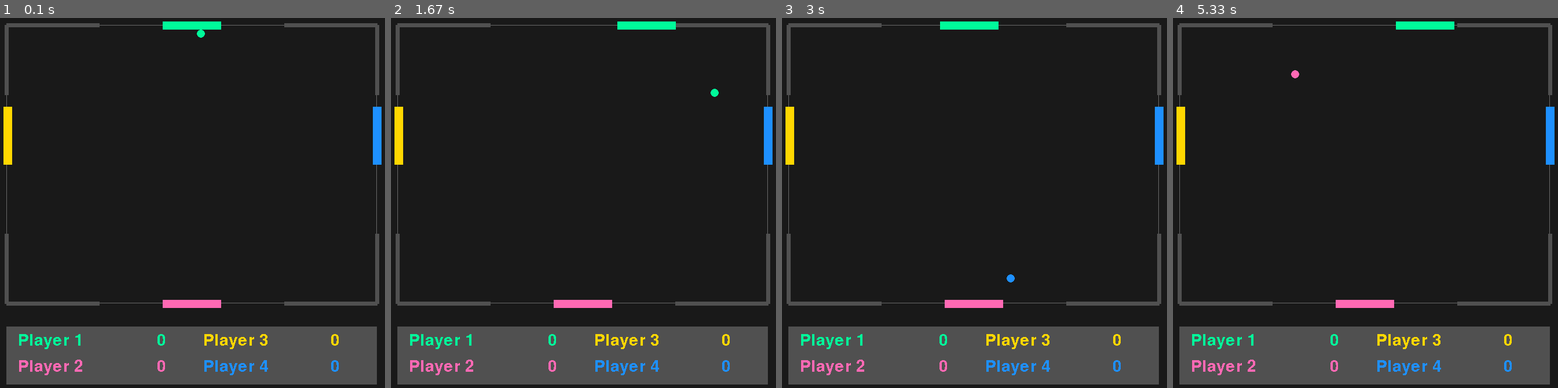
Above: before the commit, frames 1-4 (left to right).
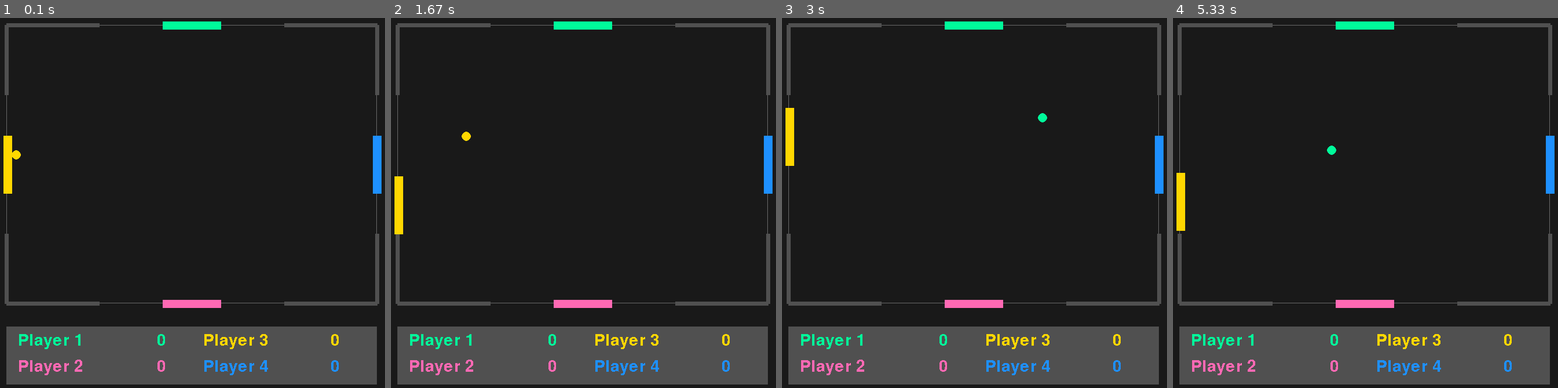
Above: after the commit, the same moments.

Repository: ranimonium/quadpong
Game: pygame game, started from patch.py
Two runs of this game, one before a commit and one after it. Both use one fixed random seed, a clock stepped at 60 frames per second and the inputs below. The source is Python 2; it was converted automatically to run under Python 3.
Inputs:
- Up to frame 1 (0.1 s): no input
- Up to frame 2 (1.67 s): hold S 0.33-0.8 s; hold Right 0.33-0.8 s; tap A at 0.83 s; hold Right 1.17-1.63 s; tap Space at 1.23, 1.53 s
- Up to frame 3 (3 s): hold Up 1.67-1.97 s; tap Space at 1.73, 2.07, 2.37, 2.57, 2.87 s; hold Right 2-2.47 s; hold Left from 2.5 s (still down)
- Up to frame 4 (5.33 s): release Left at 3.03 s; hold Down 3.07-3.37 s; tap Space at 3.13, 3.47, 3.77, 3.9, 4.3, 4.6, 4.97 s; hold Left 3.4-3.8 s; hold Up 3.83-4.2 s; hold Right 4.23-4.87 s; hold Down 4.9-5.27 s; hold Left from 5.3 s (still down)

The runs differ from the first frame. In frame 1, 0.8% of the frame differs, in the area x 0-100%, y 3-48%; in frame 2, 1.8%, in the area x 0-100%, y 0-59%; in frame 3, 0.5%; in frame 4, 1.8%.

Commit message:
UPDATE: Prepared send_shiz()

Diff:
--- a/elements.py
+++ b/elements.py
@@ -4,22 +4,24 @@
 # 	game Multiplayer Pong.
 
 #set up colors
-GOLD = (255, 215, 0)
-RED = (255, 0, 0)
-LIGHTCORAL = (240, 128, 128)
-HOTPINK = (255, 105, 180)
-GREEN = (0, 255, 0)
-SEAGREEN = (46, 139, 87)
-MEDIUMSPRINGGREEN = (0, 250, 154)
-AQUA = (0, 255, 255)
-MEDIUMBLUE = (0, 0, 205)
-CORNFLOWERBLUE = (100, 149, 237)
-DODGERBLUE = (30, 144, 255)
-DIMGRAY = (105, 105, 105)
-DIMMERGRAY = (80, 80, 80)
-DIMMESTGRAY = (25, 25, 25)
-BLACK = (0, 0, 0)
-WHITE = (255, 255, 255)
+COLOR = {
+	'GOLD': (255, 215, 0),
+	'RED': (255, 0, 0),
+	'LIGHTCORAL': (240, 128, 128),
+	'HOTPINK': (255, 105, 180),
+	'GREEN': (0, 255, 0),
+	'SEAGREEN': (46, 139, 87),
+	'MEDIUMSPRINGGREEN':  (0, 250, 154),
+	'AQUA': (0, 255, 255),
+	'MEDIUMBLUE': (0, 0, 205),
+	'CORNFLOWERBLUE': (100, 149, 237),
+	'DODGERBLUE': (30, 144, 255),
+	'DIMGRAY': (105, 105, 105),
+	'DIMMERGRAY': (80, 80, 80),
+	'DIMMESTGRAY': (25, 25, 25),
+	'BLACK': (0, 0, 0),
+	'WHITE': (255, 255, 255),
+}
 
 #set up directions = (dx, dy)
 DIR = {
@@ -39,23 +41,23 @@
 def get_bounceDirection(direction, to):
 	new_dir = []
 	if to == 'vertical':
-		if direction == DIR['NE']:
-			new_dir = DIR['NW']
-		elif direction == DIR['NW']:
-			new_dir = DIR['NE']
-		elif direction == DIR['SE']:
-			new_dir = DIR['SW']
-		elif direction == DIR['SW']:
-			new_dir = DIR['SE']
+		if direction == 'NE':
+			new_dir = 'NW'
+		elif direction == 'NW':
+			new_dir = 'NE'
+		elif direction == 'SE':
+			new_dir = 'SW'
+		elif direction == 'SW':
+			new_dir = 'SE'
 	else:
-		if direction == DIR['NE']:
-			new_dir = DIR['SE']
-		elif direction == DIR['NW']:
-			new_dir = DIR['SW']
-		elif direction == DIR['SE']:
-			new_dir = DIR['NE']
-		elif direction == DIR['SW']:
-			new_dir = DIR['NW']
+		if direction == 'NE':
+			new_dir = 'SE'
+		elif direction == 'NW':
+			new_dir = 'SW'
+		elif direction == 'SE':
+			new_dir = 'NE'
+		elif direction == 'SW':
+			new_dir = 'NW'
 	return new_dir
 
 def get_oppositeDirection(direction):
@@ -87,8 +89,10 @@
 		self.set_pos(pos)
 
 	def set_color(self, color):
-		self.color = color
+		self.color = color  #this is a string
 
+	def get_colorValue(self):
+		return COLOR[self.color]
 	#pos is simply [x,y]
 	def set_pos(self, pos):
 		self.x, self.y = pos[0], pos[1]
@@ -97,13 +101,17 @@
 		return (self.x, self.y)
 
 	def set_direction(self, direction):
-		self.direction = direction
+		self.direction = direction #this is a string, a key to the DIR dictionry
+
+	def get_directionValue(self):
+		return DIR[self.direction]
 
 	def set_allowableDirection(self, directions):
 		self.allowDir = directions
 
 	def update_pos(self, speed):
-		self.set_pos( (self.x + speed*self.direction[0], self.y + speed*self.direction[1]) )
+		curDir = self.get_directionValue()
+		self.set_pos( (self.x + speed*curDir[0], self.y + speed*curDir[1]) )
 
 
 class Ball(Sprite):
@@ -125,6 +133,5 @@
 	def add_score(self):
 		self.score += 1
 
-	def set_username(self):
-		pass
-# players = [Player(i) for i in range(4)]
+	def set_username(self, username):
+		self.username = username
--- a/patch.py
+++ b/patch.py
@@ -20,7 +20,8 @@
 
 ########## set up timer ##########
 clock = pygame.time.Clock()
-FPS = 200 #Frames Per Second
+# start_time =
+frame_fate = 600 #Frames Per Second
 
 ########## set up arena's "dimensions" ##########
 arenaTOP = WINDOWHEIGHT/10
@@ -34,12 +35,12 @@
 
 paddleWIDTH, paddleHEIGHT = 14, 100
 
-pcolors = [e.MEDIUMSPRINGGREEN, e.HOTPINK, e.GOLD, e.DODGERBLUE]
+pcolors = ['MEDIUMSPRINGGREEN', 'HOTPINK', 'GOLD', 'DODGERBLUE']
 pcoords = [
-		[(WINDOWWIDTH)/2 - paddleHEIGHT/2, arenaTOP],									#player 0 top
-		[(WINDOWWIDTH)/2 - paddleHEIGHT/2, (arenaTOP+arenaHEIGHT)], 					#player 1 bottom
-		[arenaLEFT - 5, WINDOWHEIGHT/2 - paddleHEIGHT/2], 								#player 2 left
-		[(arenaLEFT + arenaWIDTH) - paddleWIDTH/2, WINDOWHEIGHT/2 - paddleHEIGHT/2],	#player 3 right
+		[(WINDOWWIDTH)/2 - paddleHEIGHT/2, arenaTOP],					#player 0 top
+		[(WINDOWWIDTH)/2 - paddleHEIGHT/2, (arenaTOP+arenaHEIGHT)], 	#player 1 bottom
+		[arenaLEFT - 5, WINDOWHEIGHT/2], 								#player 2 left
+		[(arenaLEFT + arenaWIDTH) - paddleWIDTH/2, WINDOWHEIGHT/2],		#player 3 right
 	]
 
 # instantiate Player class from elements module
@@ -48,18 +49,18 @@
 # set Player direction to be NONE (meaning they're not moving yet)
 for p in players:
 	if players.index(p) < 2:
-		p.set_allowableDirection( (e.DIR['W'], e.DIR['E']) )
+		p.set_allowableDirection( ('W', 'E') )
 	else:
-		p.set_allowableDirection( (e.DIR['N'], e.DIR['S']) )
-	p.set_direction(e.DIR['NONE'])
+		p.set_allowableDirection( ('N', 'S') )
+	p.set_direction('NONE')
 
 PSPEED = 2	#paddle speed
 
 
 ########## set up the ball ##########
-ballWIDTH, ballHEIGHT = 14, 14
-ball = e.Ball( e.HOTPINK, [250, 250])
-ball.set_direction(e.DIR['NE'])
+ballWIDTH, ballHEIGHT = 16, 16
+ball = e.Ball( 'HOTPINK', [250, 250])
+ball.set_direction('NE')
 ball.set_heldBy(0) #default, player 0 holds ball
 
 BSPEED = 2	#ball speed
@@ -84,7 +85,21 @@
 DEFAULT_SERVER_IP="127.0.0.1"
 DEFAULT_SERVER_PORT=1234
 
-# blah kayo na magtuloy nito
+### SHIZ TO SEND ###
+ball_status = []
+own_status = [] #contains own points too
+
+def send_shiz():
+	shizSendMsg = '$$SHIZ$$'.join( [ '$$BALLSTATUS'.join(ball_status), '$$PSTATUS$$'.join(own_status) ] )
+	# print shizSendMsg
+	pass
+
+
+### SHIZ TO RECV ###
+others_status = [] # countains others' points too
+
+def recv_shiz():
+	pass
 
 ################################################################
 
@@ -101,25 +116,43 @@
 
 ############ WAITING FOR OTHER PLAYERS TO CONNECT ############
 def wait():
+	# connect to server
+	# receive updates about the connection of other clients to server
+
+
+	# curScene = 'setPlayer'
 	pass
 
 
 ############ LETTING PLAYERS CHOOSE THEIR PADDLE COLOR/INSTRUCTIONS PAGE ############
 def setPlayer():
+	#30 seconds to choose an 8-character name
+	#choose color?
+
+
+	#curScence = 'game'
 	pass
 
 
 ############ GAME SCENE ############
 def game():
 
+	#################### GAME TIMER FCN ####################
+
+
+
+
 
 	#################### GAME FUCTIONS ####################
 
 
 	# handles collisions for both the paddle and the borders
 	def handle_ballCollisions(ball_rect, rects, isPaddle=True):
-		ball_rect.x += ball.direction[0]
-		ball_rect.y += ball.direction[1]
+
+		ballDir = ball.get_directionValue()
+
+		ball_rect.x += ballDir[0]
+		ball_rect.y += ballDir[1]
 
 		rect_i = ball_rect.collidelist(rects)
 
@@ -141,14 +174,14 @@
 	#handle paddle-border limitations
 	def handle_borderPaddleCollisions(border_rects, paddle_rects):
 		for p in paddle_rects:
-			# print paddle_rects.index(p)
-			p.x += players[paddle_rects.index(p)].direction[0]
-			p.y += players[paddle_rects.index(p)].direction[1]
+			pDir = players[paddle_rects.index(p)].get_directionValue()
+			p.x += pDir[0]
+			p.y += pDir[1]
 
 		for b in border_rects:
 			paddle_i = b.collidelist(paddle_rects)
 			if paddle_i != -1:
-				players[paddle_i].set_direction(e.DIR['NONE'])
+				players[paddle_i].set_direction('NONE')
 
 	def manage_scoring():
 
@@ -170,23 +203,21 @@
 			player_side = BOTTOM
 
 		if player_side != -1:
-			player_scored_i = [p.color for p in players].index(ball.color)
+			player_scored_i = [p.get_colorValue() for p in players].index(ball.get_colorValue())
 
 			if player_scored_i != player_side: # to ensure that you won't score from your own loss
 				players[ player_scored_i ].add_score()
-
+				print "Score for " + players[ player_scored_i ].username
+				print "Scores:"
+				for p in players:
+					print str(p.username) + " " + str(p.score)
 			#renew the ball
-			ball.set_color(players[player_side])
+			ball.set_color(players[player_side].color)
 			ball.set_heldBy(player_side)
-			ball.set_direction(e.DIR['NONE'])
-
-
-		for p in players:
-			print str(p.username) + " " + str(p.score)
-
-
+			ball.set_direction('NE')
 
 	#######################################################
+
 
 	##################### GAME EVENTS #####################
 	def game_events():
@@ -217,13 +248,13 @@
 
 			elif event.type == KEYUP:
 				if event.key == K_LEFT or event.key == K_RIGHT:
-					players[MY_ID].set_direction(e.DIR['NONE'])
+					players[MY_ID].set_direction('NONE')
 				elif event.key == K_a or event.key == K_d:
-					players[MY_ID].set_direction(e.DIR['NONE'])
+					players[MY_ID].set_direction('NONE')
 				elif event.key == K_w or event.key == K_s:
-					players[MY_ID].set_direction(e.DIR['NONE'])
+					players[MY_ID].set_direction('NONE')
 				elif event.key == K_UP or event.key == K_DOWN:
-					players[MY_ID].set_direction(e.DIR['NONE'])
+					players[MY_ID].set_direction('NONE')
 
 	#######################################################
 
@@ -231,25 +262,25 @@
 	################### DRAW COMPONENTS ###################
 
 	def draw_components():
-		pass
+
 		# paint background
-		windowSurface.fill(e.DIMMESTGRAY)
+		windowSurface.fill(e.COLOR['DIMMESTGRAY'])
 
 		# draw stage borders
-		pygame.draw.rect(windowSurface, e.DIMGRAY, [arenaLEFT, arenaTOP, arenaWIDTH, arenaHEIGHT], 1)
+		pygame.draw.rect(windowSurface, e.COLOR['DIMGRAY'], [arenaLEFT, arenaTOP, arenaWIDTH, arenaHEIGHT], 1)
 		border_rects = []
 
 		# print borders
 		for b in borders.values():
-			border_rects.append( pygame.draw.line(windowSurface, e.DIMMERGRAY, b[0], b[1], paddleWIDTH/2) )
+			border_rects.append( pygame.draw.line(windowSurface, e.COLOR['DIMMERGRAY'], b[0], b[1], paddleWIDTH/2) )
 
 
 		# draw the paddles
 		paddle_rects = []
-		for i in range(2):
-			paddle_rects.append(pygame.draw.line(windowSurface, players[i].color, (players[i].x, players[i].y), (players[i].x + paddleHEIGHT, players[i].y), paddleWIDTH))
-		for i in range(2,4):
-			paddle_rects.append(pygame.draw.line(windowSurface, players[i].color, (players[i].x, players[i].y), (players[i].x + paddleWIDTH, players[i].y), paddleHEIGHT))
+		for i in range(2): #top bottom
+			paddle_rects.append(pygame.draw.line(windowSurface, players[i].get_colorValue(), (players[i].x, players[i].y), (players[i].x + paddleHEIGHT, players[i].y), paddleWIDTH))
+		for i in range(2,4): #left right
+			paddle_rects.append(pygame.draw.line(windowSurface, players[i].get_colorValue(), (players[i].x, players[i].y), (players[i].x + paddleWIDTH, players[i].y), paddleHEIGHT))
 
 
 		# draw the ball
@@ -263,12 +294,12 @@
 			ball.set_pos( (paddle_rects[3].left - ballWIDTH/2, paddle_rects[3].top + paddleHEIGHT/3) )
 		if ball.heldBy != -1:
 			ball.set_color(players[ball.heldBy].color)
-		ball_rect = pygame.draw.circle(windowSurface, ball.color, (ball.x, ball.y), ballWIDTH/2)
+		ball_rect = pygame.draw.circle(windowSurface, ball.get_colorValue(), (ball.x, ball.y), ballWIDTH/2)
 
 		rects = [ball_rect, paddle_rects, border_rects]
 
 		#draw scoreboard
-		pygame.draw.rect(windowSurface, e.DIMMERGRAY, [arenaLEFT, WINDOWHEIGHT-20, arenaWIDTH, 100], 0)
+		pygame.draw.rect(windowSurface, e.COLOR['DIMMERGRAY'], [arenaLEFT, WINDOWHEIGHT-20, arenaWIDTH, 100], 0)
 		fontObj = pygame.font.SysFont("None", 42)
 		pname_coord = [
 				(arenaLEFT + 20, WINDOWHEIGHT-10),
@@ -282,13 +313,14 @@
 				(WINDOWWIDTH-100 - 60, WINDOWHEIGHT-10),
 				(WINDOWWIDTH-100 - 60, WINDOWHEIGHT+35)
 			]
+
 		for p in players:
-			msgSurfaceObj = fontObj.render(p.username, False, p.color)
+			msgSurfaceObj = fontObj.render(p.username, False, p.get_colorValue())
 			msgRectobj = msgSurfaceObj.get_rect()
 			msgRectobj.topleft = pname_coord[players.index(p)]
 			windowSurface.blit(msgSurfaceObj, msgRectobj)
 
-			msgSurfaceObj = fontObj.render(str(p.score), False, p.color)
+			msgSurfaceObj = fontObj.render(str(p.score), False, p.get_colorValue())
 			msgRectobj = msgSurfaceObj.get_rect()
 			msgRectobj.topleft = pscore_coord[players.index(p)]
 			windowSurface.blit(msgSurfaceObj, msgRectobj)
@@ -301,13 +333,22 @@
 	#################### GAME UPDATES #####################
 	def game_updates():
 
+		global ball_status
+		global own_status
+
 		#update ball position
 		ball.update_pos(BSPEED)
+
+		# prepare ball for sending
+		ball_status = [ ball.color, ball.direction, str(ball.x), str(ball.y)]
 
 		#update paddle positions
 		for p in players:
 			p.update_pos(PSPEED)
 
+		#prepare own paddle status for sending
+		own_status = [str(players[MY_ID].uid), players[MY_ID].color, players[MY_ID].direction, str(players[MY_ID].x), str(players[MY_ID].y)]
+
 	#######################################################
 
 	###################### GAME FLOW ######################
@@ -324,6 +365,11 @@
 	game_updates()
 
 	manage_scoring()
+
+	# --- Networking Part ---
+	send_shiz()
+	recv_shiz()
+
 	#######################################################
 
 
@@ -334,7 +380,7 @@
 
 
 curScene = 'game'
-MY_ID = 0
+MY_ID = 2
 ball.set_heldBy(MY_ID)
 
 #main application loop tralalalala
@@ -352,4 +398,4 @@
 		over()
 
 	pygame.display.update()
-	clock.tick(FPS)
+	clock.tick(frame_fate)
